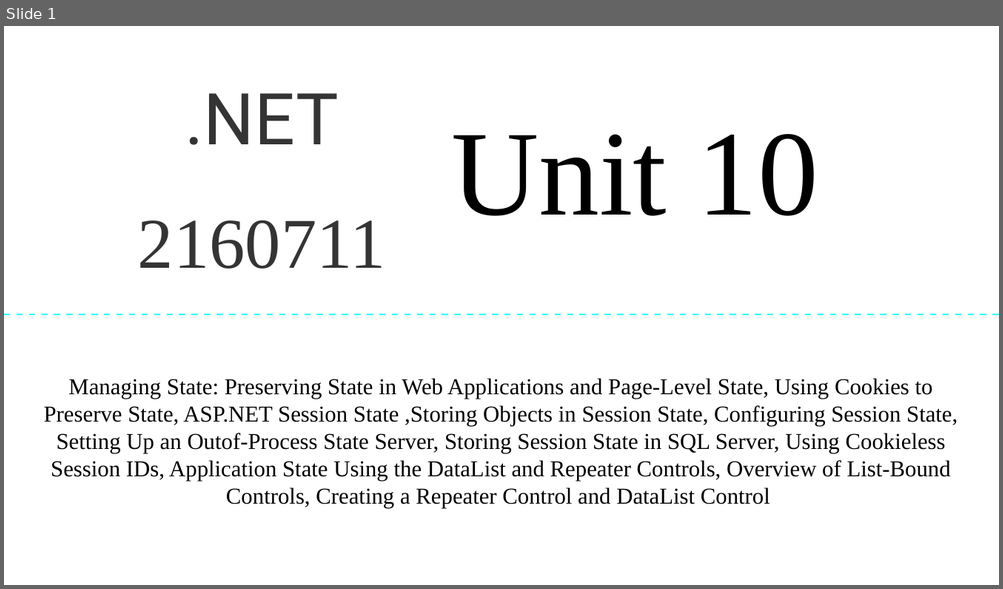
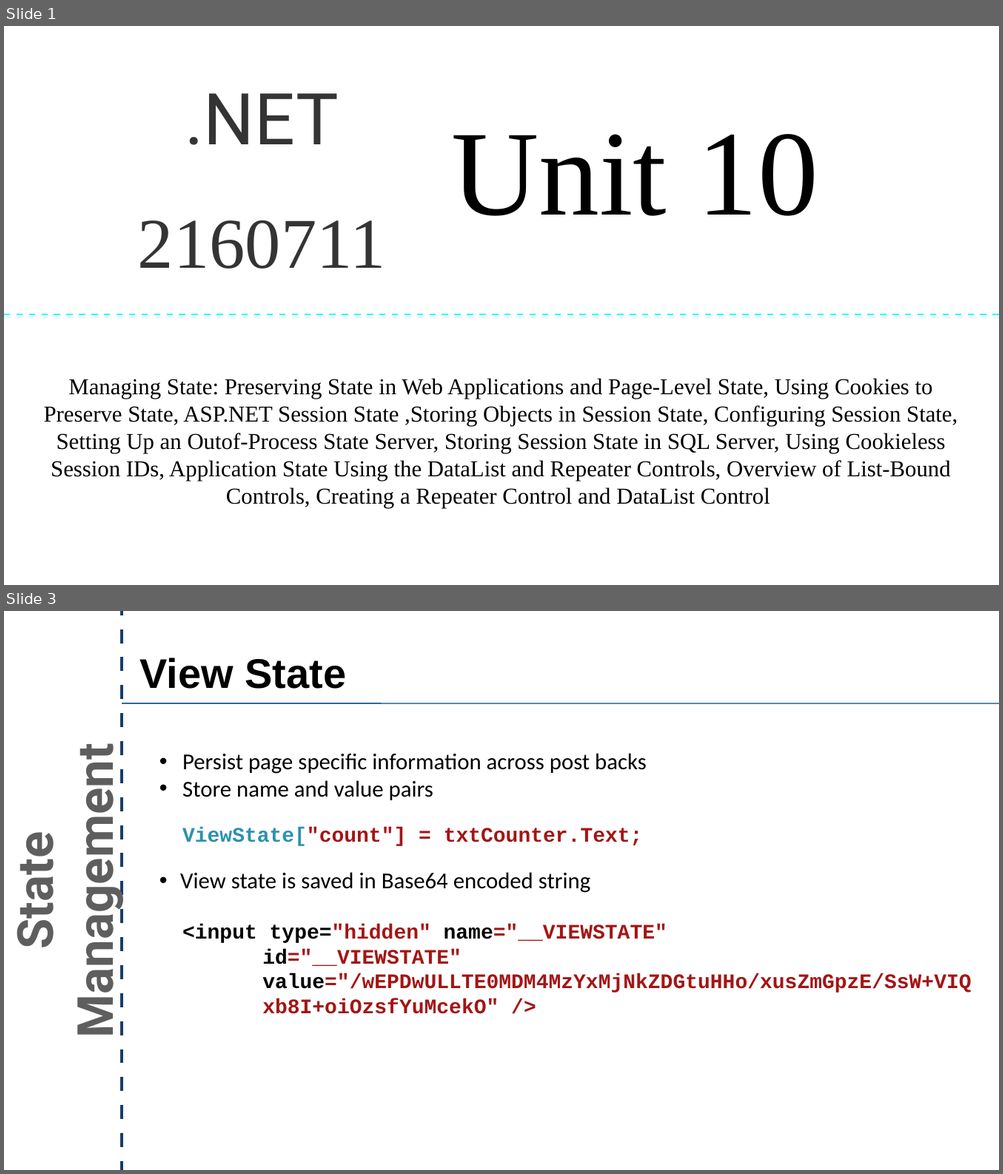
Before and after one commit to crpatel/DotNetMaterial, a slide deck: Unit 10.pptx. Shown one above the other, each under a label of ours: slide 1 before the commit, slides 1 and 3 after it; the slides between them are not shown. The pictures are 1003x589 and 1003x1174 pixels, drawn with LibreOffice and Linux fonts; fonts in the diff are those of the drawing. Boxes give left, top, right and bottom in pixels: in the first picture for what was removed or moved away, otherwise in the second. Text is boxed around its words. In the diff, an @@ line names an element or a change of style, - is before the commit and + after.

Commit message:
serverState Unit 10

```diff
--- a/Unit 10.pptx
+++ b/Unit 10.pptx
@@ slide 3 added at [4, 611, 999, 1170], background #FFFFFF @@
@@ line added from (122, 1170) to (122, 611), #183E67 4.5 pt @@
@@ text added at [139, 658, 346, 689], 80 pt, text #000000, bold @@
+View State
@@ line added from (122, 703) to (999, 703), #004D80 2 pt @@
@@ text added at [180, 753, 970, 1014], 40 pt, text #A31515, bold @@
+• Persist page specific information across post backs
+• Store name and value pairs
+ViewState["count"] = txtCounter.Text;
+• View state is saved in Base64 encoded string
+<input type="hidden" name="__VIEWSTATE"
+id="__VIEWSTATE" value="/wEPDwULLTE0MDM4MzYxMjNkZDGtuHHo/xusZmGpzE/SsW+VIQxb8I+oiOzsfYuMcekO" />
@@ text added at [4, 772, 127, 1028], 96 pt, text #5E5E5E, bold @@
+State Management
```
Also in this commit, not shown: 5 slides changed, 7 other slides added.
